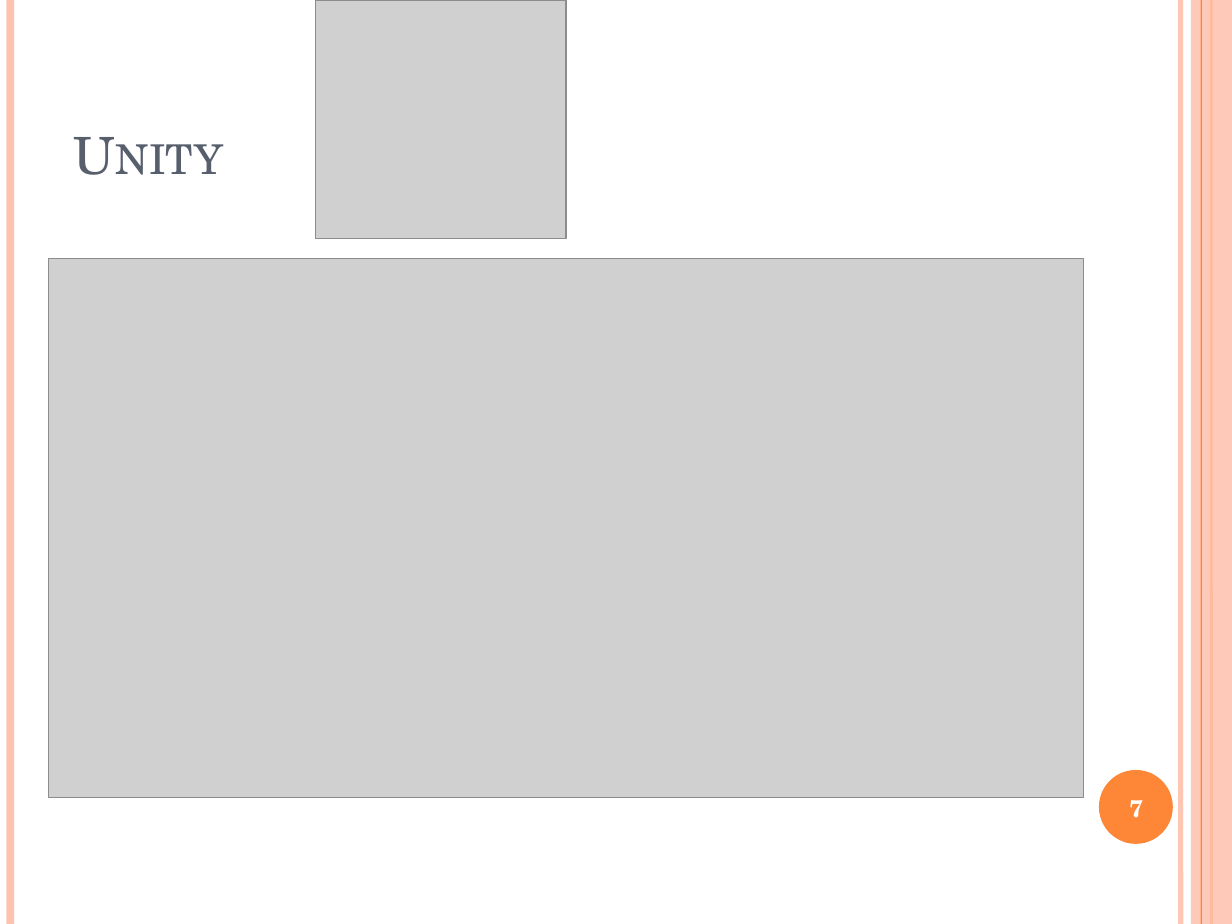
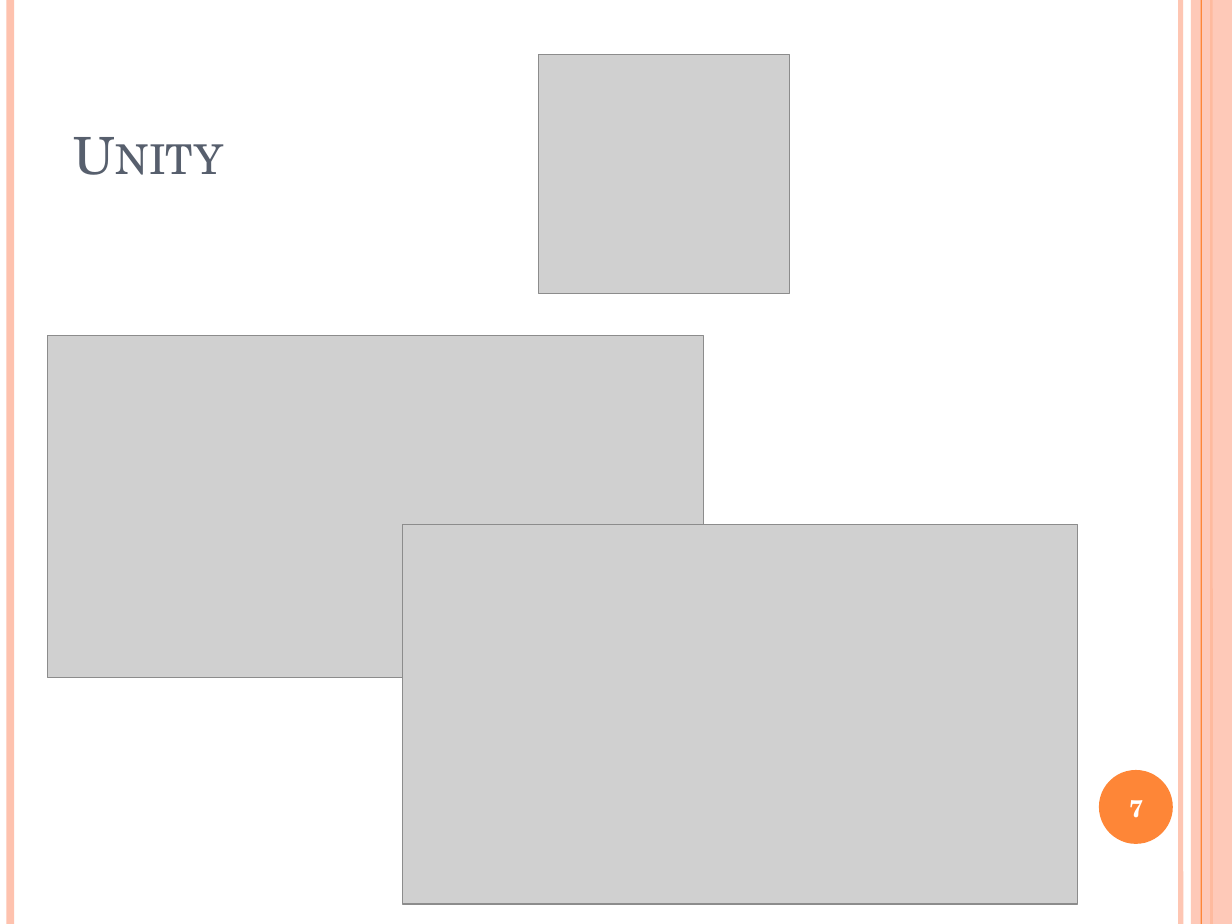
Before and after one commit to VSobolenko/VR-StudyRoom, a slide deck: slide 7 of Диплом - Приложение Unity VR/Презентация.pptx. Drawn at 1232x924 pixels with LibreOffice and Linux fonts; fonts in the diff are those of the drawing; grey boxes stand for pictures. Boxes give left, top, right and bottom in pixels: in the first picture for what was removed or moved away, otherwise in the second. Text is boxed around its words. In the diff, an @@ line names an element or a change of style, - is before the commit and + after.

```diff
--- a/Диплом - Приложение Unity VR/Презентация.pptx
+++ b/Диплом - Приложение Unity VR/Презентация.pptx
@@ picture: place and size @@
-picture at <box>315,0,567,239</box>
+picture at <box>538,54,790,293</box>
@@ picture: place and size @@
-picture at <box>49,259,1084,798</box>
+picture at <box>48,336,703,678</box>
@@ picture added at <box>403,524,1078,903</box> @@
```
Also in this commit, not shown: 4 other slides changed, 7 other files.
